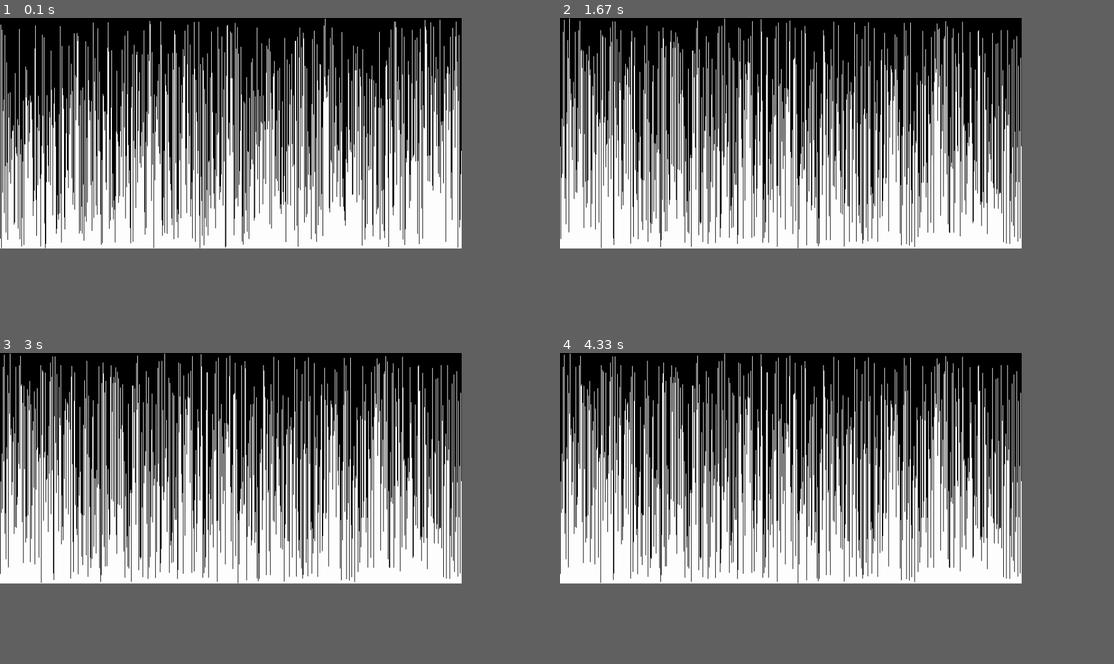
Above: before the commit, frames 1-4 (two rows, left to right).
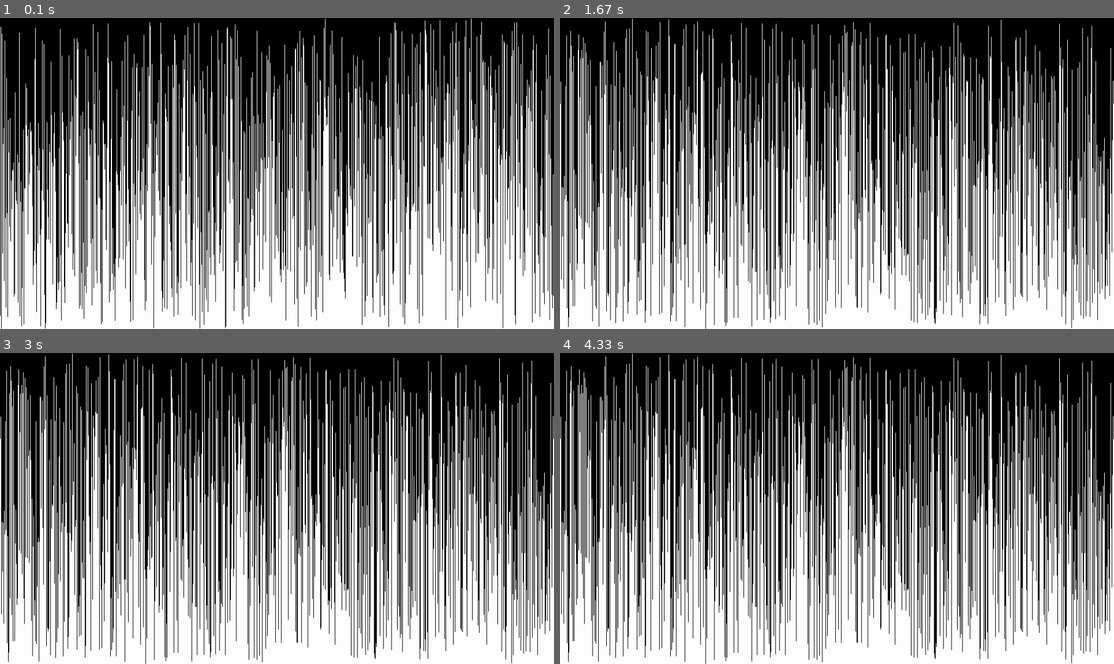
Above: after the commit, the same moments.

Repository: ollisco/Sorting-Visualization
Game: pygame game, started from main.py
Same seed, same stepped clock (60 frames per second), same inputs: the game is played once before the commit and once after it.
Inputs:
- Up to frame 1 (0.1 s): no input
- Up to frame 2 (1.67 s): hold Esc from 1.33 s (still down)
- Up to frame 3 (3 s): release Esc at 1.8 s
- Up to frame 4 (4.33 s): tap Space at 3.33 s
In our replay, the window is 750x375 before the commit and 900x506 after it. These sizes can differ from the game's own. Grey fills any space a smaller window leaves; there, only what the larger window draws over its background counts as a difference.

The runs differ from the first frame. In frame 1, 29% of the frame differs, in the area x 0-100%, y 0-100%; in frame 2, 53%; in frame 3, 53%; in frame 4, 52%.

Commit message:
Improved Titlebar in window

Diff:
--- a/main.py
+++ b/main.py
@@ -5,7 +5,6 @@
 import assets.mergesort as ms
 import assets.quicksort as q
 import assets.bogosort as bogo
-
 
 WHITE = (255, 255, 255)
 BLACK = (0, 0, 0)
@@ -22,7 +21,7 @@
 
 class SortViz(object):
     # Width correlates to number of elem. and heigt = the range of size
-    def __init__(self, function, width=1600, height=800, linesize=2, nested=False):
+    def __init__(self, function, width=1920, height=1080, linesize=2, nested=False):
         """
 
         :param function: the sorting function returning
@@ -38,12 +37,11 @@
         self.clock = pg.time.Clock()
         self.w = width
         self.h = height
-        self.screen = pg.display.set_mode((self.w, self.h))
-        pg.display.set_caption('Sorting viz')
-        pg.display.set_icon(pg.image.load('assets/icon.png'))
+
+
         self.running = True
+        self.updating = False
         self.sorted = True
-
 
         # Line settings
         self.linesize = linesize
@@ -60,11 +58,16 @@
         self.nested = nested
         self.step = [j for i in self.steps[self.stepindex] for j in i] if self.nested else self.steps[self.stepindex]
 
-
         # Draw complete
         self.dc = False  # Draw complete
         self.completeindex = 0
 
+        # Setup pygame window
+        self.screen = pg.display.set_mode((self.w, self.h))
+        pg.display.set_caption(f'Sorting Visualization: Sorting a list containing {self.listsize} elements using '
+                               f'function "{self.function.__name__}" '
+                               'PRESS SPACE TO START')
+        pg.display.set_icon(pg.image.load('assets/icon.png'))
 
     def list_gen(self):
         temp_list = []
@@ -86,19 +89,21 @@
             # Tickrate / FPS rate
             self.clock.tick(self.FPS)
             self.events()
+            print(self.updating)
+            if self.updating:
+
+                self.sorted = is_sorted(self.step)
+                if not self.sorted:
+                    self.sort()
+                    self.draw()
 
 
-            self.sorted = is_sorted(self.step)
-            if not self.sorted:
-                self.sort()
-                self.draw()
+                elif self.sorted and not self.dc:
+                    self.draw_complete()
 
-
-            elif self.sorted and not self.dc:
-                self.draw_complete()
-
-            else:
-                self.run_complete()
+                else:
+                    self.updating = False
+                    self.run_complete()
 
     def run_complete(self):
         # When complete => do not update or draw
@@ -116,6 +121,9 @@
                 if event.key == pg.K_ESCAPE:
                     if self.running:
                         self.running = False
+                if event.key == pg.K_SPACE:
+                    if self.running:
+                        self.updating = True if not self.updating else False
 
     def sort(self):
 
@@ -129,10 +137,12 @@
     def draw_complete(self):  # Rita klart
 
         for i in range(len(self.step)):
-            pg.draw.line(self.screen, self.linecolor2, (i*self.linesize, self.h), (i*self.linesize, self.h - self.step[i]), self.linesize)
+            pg.draw.line(self.screen, self.linecolor2, (i * self.linesize, self.h),
+                         (i * self.linesize, self.h - self.step[i]), self.linesize)
             self.dc = True
 
-        pg.draw.line(self.screen, self.linecolor2, (self.completeindex * self.linesize, self.h), (self.completeindex * self.linesize, self.h - self.step[self.completeindex]), self.linesize)
+        pg.draw.line(self.screen, self.linecolor2, (self.completeindex * self.linesize, self.h),
+                     (self.completeindex * self.linesize, self.h - self.step[self.completeindex]), self.linesize)
         pg.display.flip()
 
     def draw(self):
@@ -141,18 +151,14 @@
 
         for i in range(len(self.step)):
             # print(i, val)
-            pg.draw.line(self.screen, self.linecolor, (i*self.linesize, self.h), (i*self.linesize, self.h - self.step[i]), self.linesize)
-
-
+            pg.draw.line(self.screen, self.linecolor, (i * self.linesize, self.h),
+                         (i * self.linesize, self.h - self.step[i]), self.linesize)
 
         pg.display.flip()
 
 
-
-
 s = SortViz(bs.bubble_sort)
 s.start()
-
 
 s2 = SortViz(ms.merge_sort, nested=True)
 s2.start()
